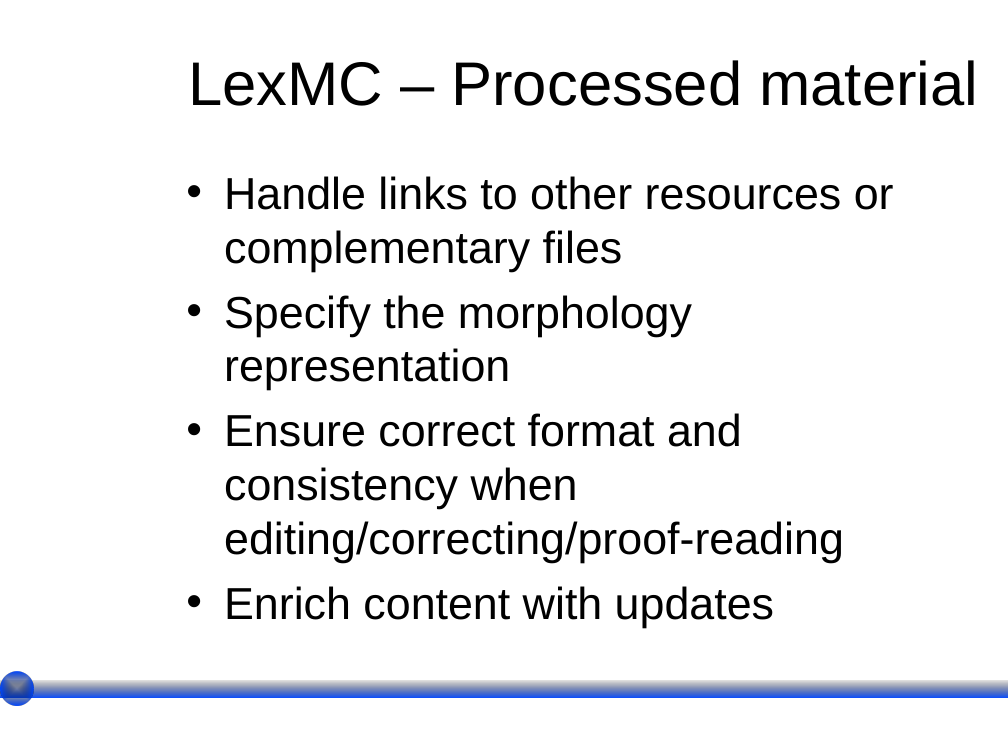
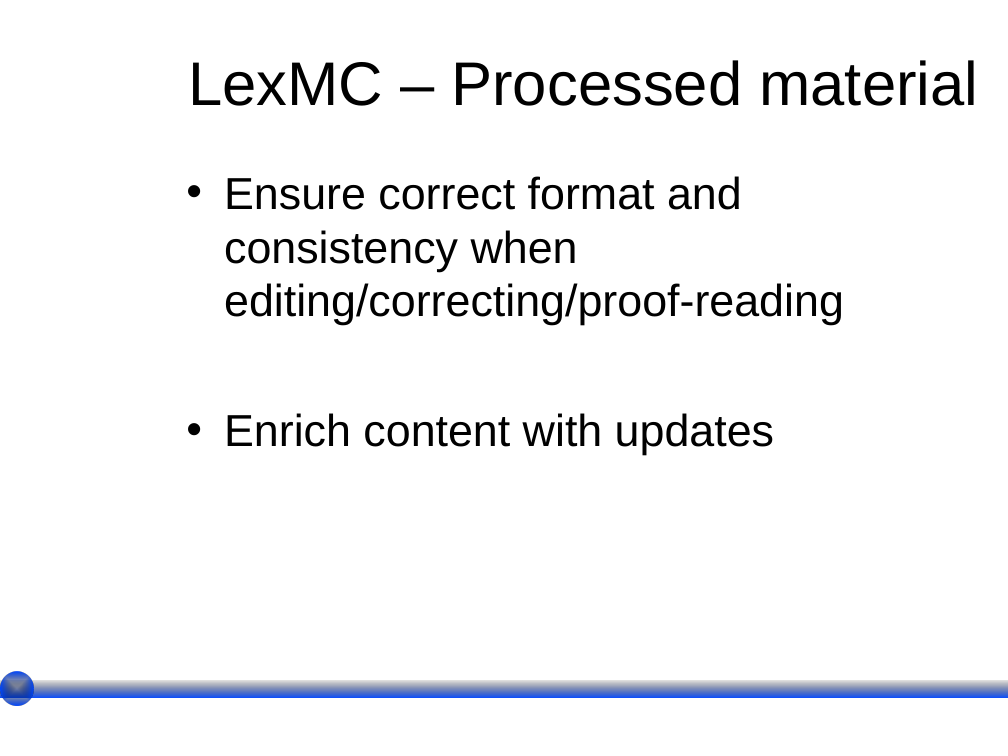
Before and after one commit to DARIAH-ERIC/lexicalresources, a slide deck: slide 12 of Events/LexMC2017/Resources/Participants' Ignite Talks/Maria Koutsombogera-Anna Vakalopoulou/VakalopoulouKoutsombogera_Igniter.ppt. Drawn at 1008x756 pixels with LibreOffice and Linux fonts; fonts in the diff are those of the drawing; background and template pictures are left out. Boxes give left, top, right and bottom in pixels: in the first picture for what was removed or moved away, otherwise in the second. Text is boxed around its words. In the diff, an @@ line names an element or a change of style, - is before the commit and + after.

```diff
--- a/Events/LexMC2017/Resources/Participants' Ignite Talks/Maria Koutsombogera-Anna Vakalopoulou/VakalopoulouKoutsombogera_Igniter.ppt
+++ b/Events/LexMC2017/Resources/Participants' Ignite Talks/Maria Koutsombogera-Anna Vakalopoulou/VakalopoulouKoutsombogera_Igniter.ppt
@@ text at (224, 176, 894, 390): paragraphs removed @@
-• Handle links to other resources or complementary files
-• Specify the morphology representation
```
Also in this commit, not shown: 3 other slides changed, 1 slide added, 1 slide removed.
